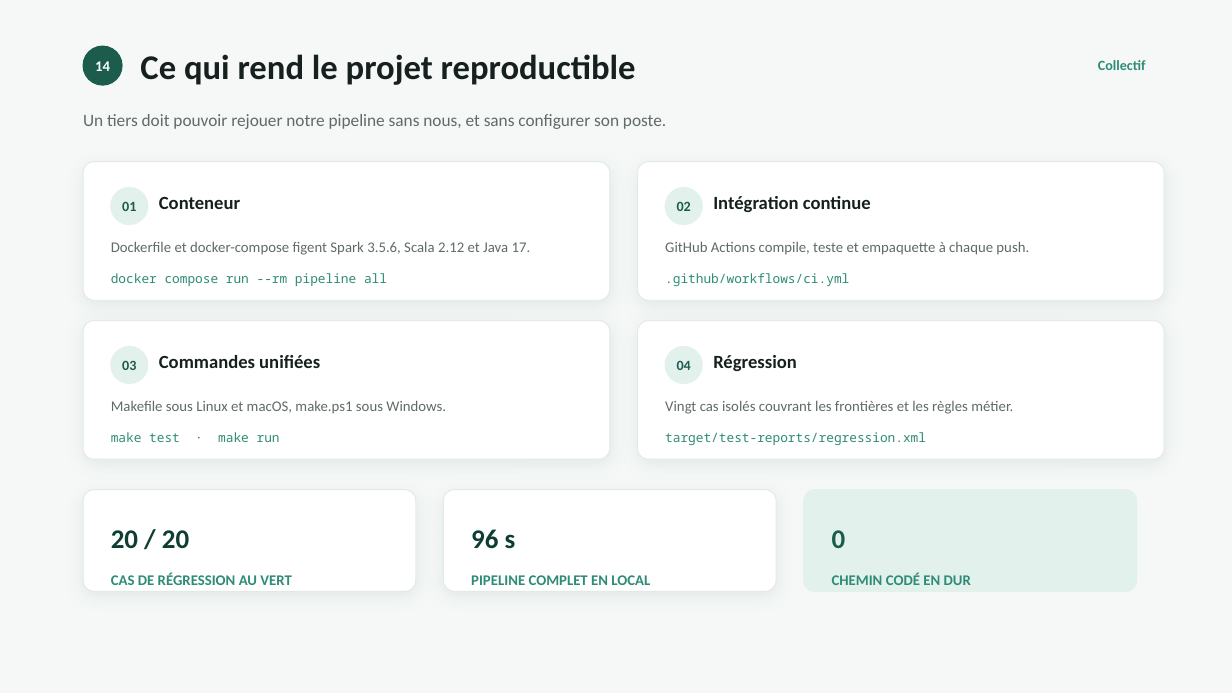
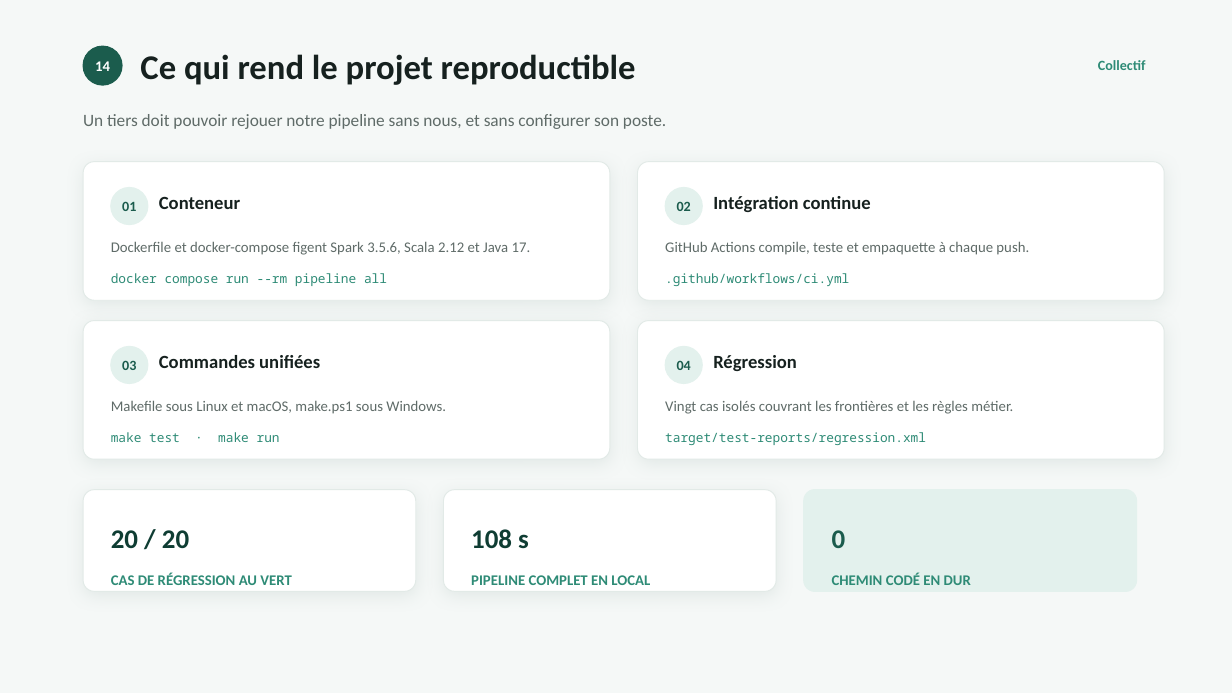
Before and after one commit to josiasAHOGA/pipeline-ecommerce-spark-scala, a slide deck: slide 16 of soutenance/Presentation_Groupe9.pptx. Drawn at 1232x693 pixels with LibreOffice and Linux fonts; fonts in the diff are those of the drawing. Boxes give left, top, right and bottom in pixels: in the first picture for what was removed or moved away, otherwise in the second. Text is boxed around its words. In the diff, an @@ line names an element or a change of style, - is before the commit and + after.

```diff
--- a/soutenance/Presentation_Groupe9.pptx
+++ b/soutenance/Presentation_Groupe9.pptx
@@ text at <box>471,529,529,549</box>: text changed @@
-96 s
+108 s
```
Also in this commit, not shown: 1 other slide changed, 7 other files.
